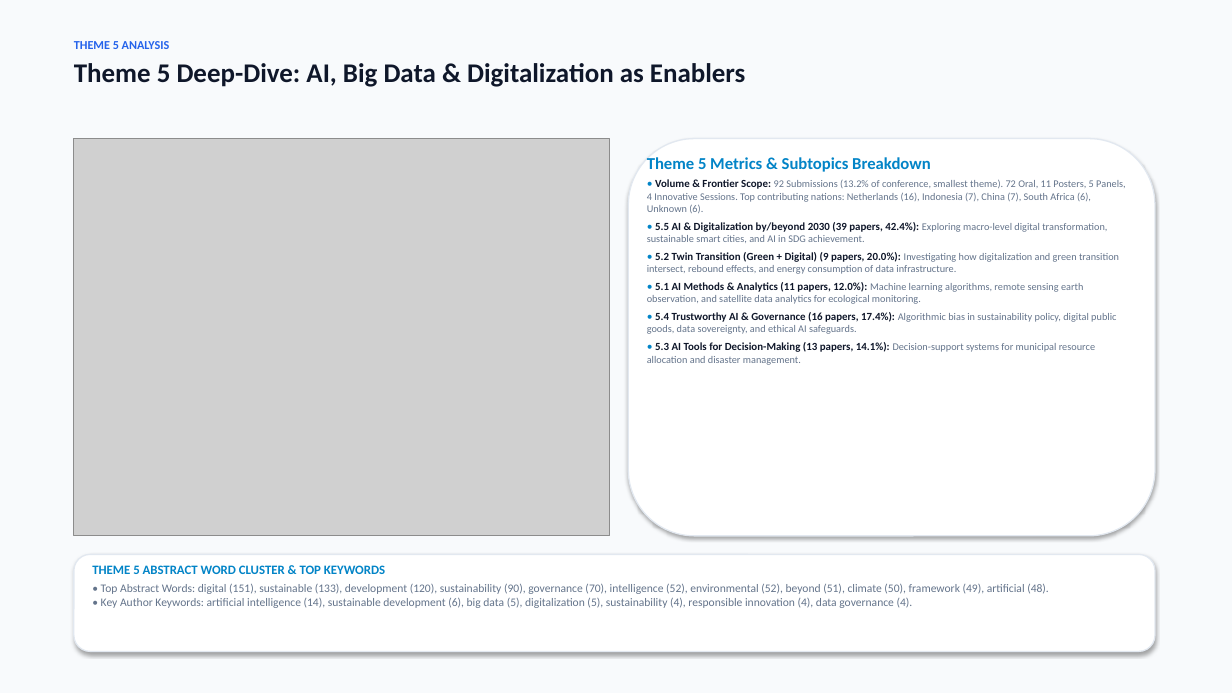
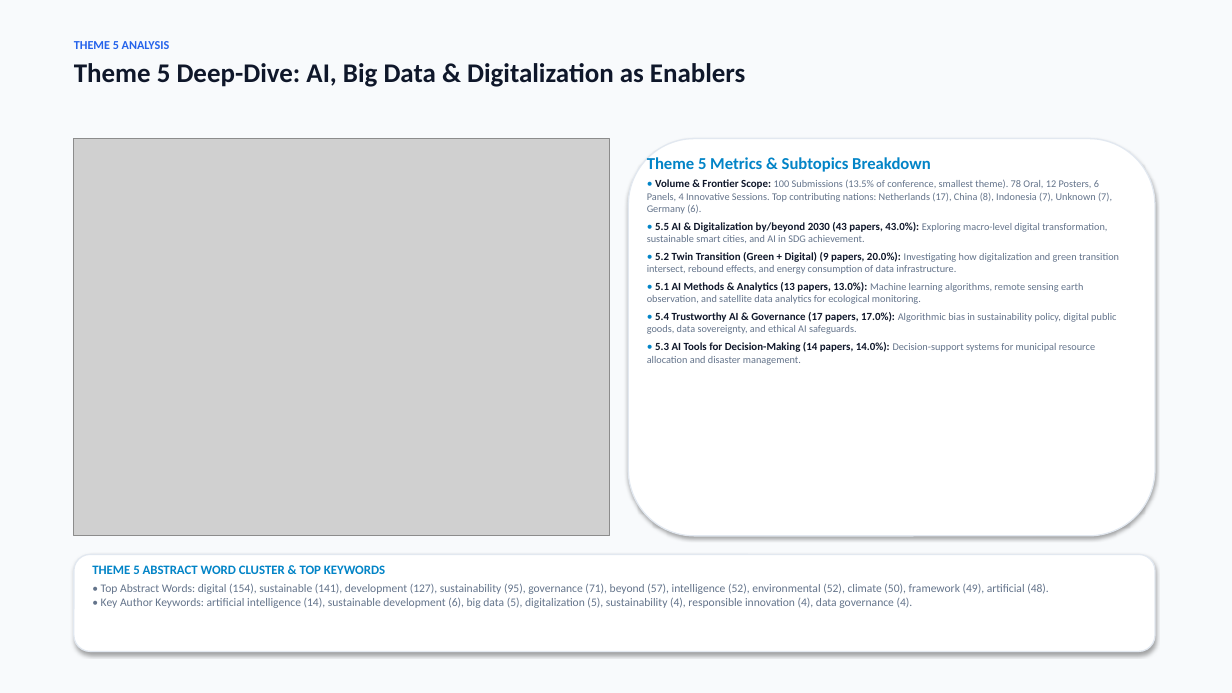
Before and after one commit to ponraj-aru/gsc2027-dashboard, a slide deck: slide 12 of GSC2027_Abstract_Submissions_Analysis_Report.pptx. Drawn at 1232x693 pixels with LibreOffice and Linux fonts; fonts in the diff are those of the drawing; grey boxes stand for pictures. Boxes give left, top, right and bottom in pixels: in the first picture for what was removed or moved away, otherwise in the second. Text is boxed around its words. In the diff, an @@ line names an element or a change of style, - is before the commit and + after.

Commit message:
Update dashboard with latest abstracts from adminPapersBrowse_2026-11-01_04-41-18.doc (741 submissions)

```diff
--- a/GSC2027_Abstract_Submissions_Analysis_Report.pptx
+++ b/GSC2027_Abstract_Submissions_Analysis_Report.pptx
@@ text at [647, 179, 1112, 243]: text changed @@
-• Volume & Frontier Scope: 92 Submissions (13.2% of conference, smallest theme). 72 Oral, 11 Posters, 5 Panels, 4 Innovative Sessions. Top contributing nations: Netherlands (16), Indonesia (7), China (7), South Africa (6), Unknown (6).
-• 5.5 AI & Digitalization by/beyond 2030 (39 papers, 42.4%): Exploring macro-level digital transformation, sustainable smart cities, and AI in SDG achievement.
+• Volume & Frontier Scope: 100 Submissions (13.5% of conference, smallest theme). 78 Oral, 12 Posters, 6 Panels, 4 Innovative Sessions. Top contributing nations: Netherlands (17), China (8), Indonesia (7), Unknown (7), Germany (6).
+• 5.5 AI & Digitalization by/beyond 2030 (43 papers, 43.0%): Exploring macro-level digital transformation, sustainable smart cities, and AI in SDG achievement.
@@ text at [647, 282, 1116, 365]: text changed @@
-• 5.1 AI Methods & Analytics (11 papers, 12.0%): Machine learning algorithms, remote sensing earth observation, and satellite data analytics for ecological monitoring.
-• 5.4 Trustworthy AI & Governance (16 papers, 17.4%): Algorithmic bias in sustainability policy, digital public goods, data sovereignty, and ethical AI safeguards.
-• 5.3 AI Tools for Decision-Making (13 papers, 14.1%): Decision-support systems for municipal resource allocation and disaster management.
+• 5.1 AI Methods & Analytics (13 papers, 13.0%): Machine learning algorithms, remote sensing earth observation, and satellite data analytics for ecological monitoring.
+• 5.4 Trustworthy AI & Governance (17 papers, 17.0%): Algorithmic bias in sustainability policy, digital public goods, data sovereignty, and ethical AI safeguards.
+• 5.3 AI Tools for Decision-Making (14 papers, 14.0%): Decision-support systems for municipal resource allocation and disaster management.
@@ text at [101, 584, 1049, 608]: text changed @@
-• Top Abstract Words: digital (151), sustainable (133), development (120), sustainability (90), governance (70), intelligence (52), environmental (52), beyond (51), climate (50), framework (49), artificial (48).
-• Key Author Keywords: artificial intelligence (14), sustainable development (6), big data (5), digitalization (5), sustainability (4), responsible innovation (4), data governance (4).
+• Top Abstract Words: digital (154), sustainable (141), development (127), sustainability (95), governance (71), beyond (57), intelligence (52), environmental (52), climate (50), framework (49), artificial (48).
+• Key Author Keywords: artificial intelligence (14), sustainable development (6), big data (5), digitalization (5), sustainability (4), responsible innovation (4), data governance (4).
```
Also in this commit, not shown: 14 other slides changed, 45 other files.
